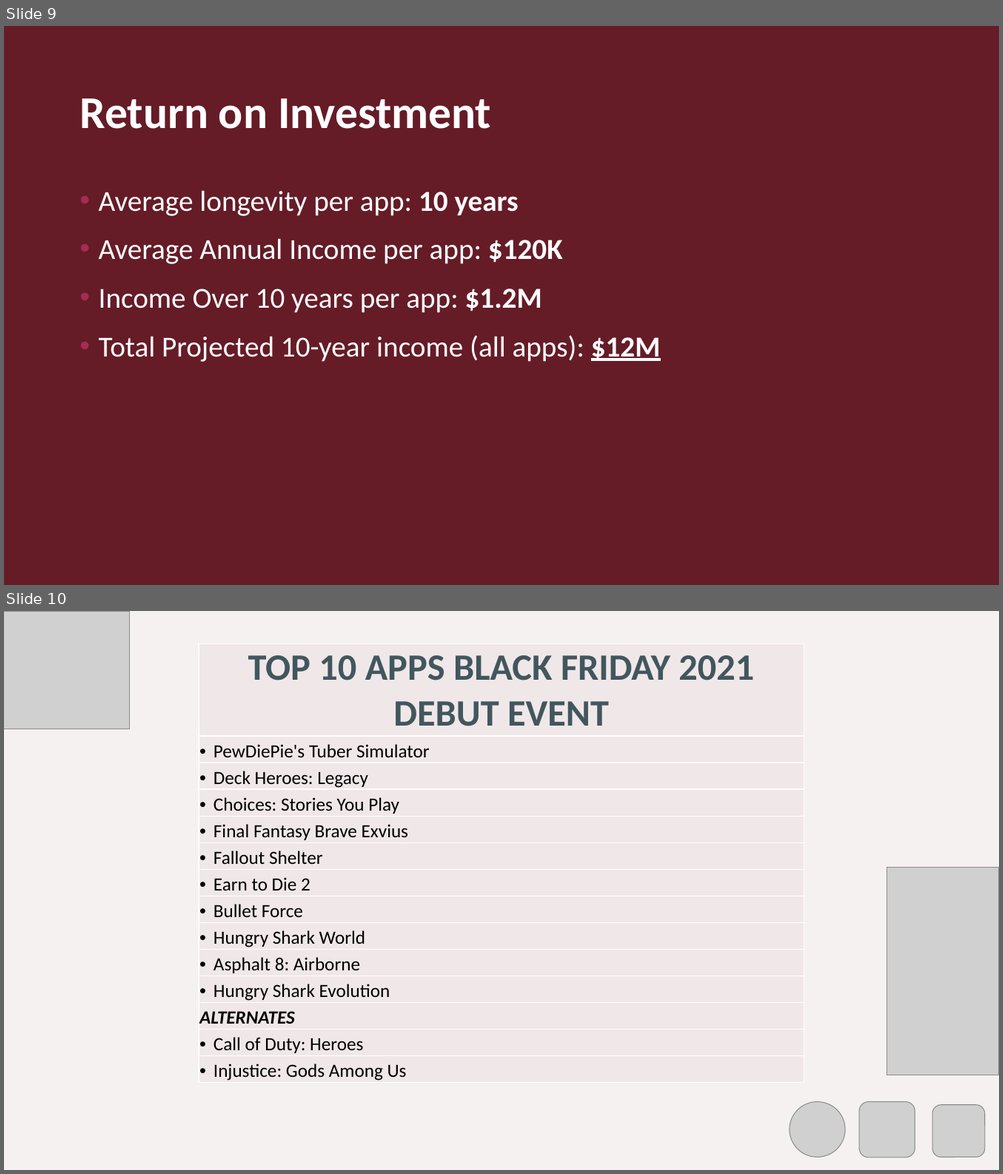
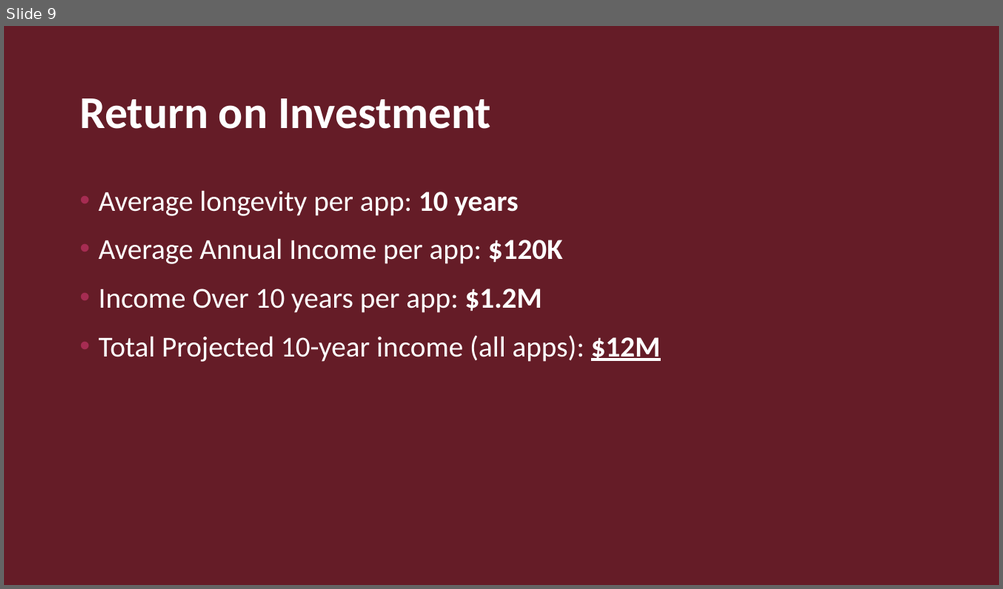
Before and after one commit to rghertel/app-trader-elegant-mangos, a slide deck: ELEGANT MANGOS DATA ANALYTICS_sb_v1.pptx. Shown one above the other, each under a label of ours: slides 9 and 10 before the commit, slide 9 after it. The pictures are 1003x1174 and 1003x589 pixels, drawn with LibreOffice and Linux fonts; fonts in the diff are those of the drawing; grey boxes stand for pictures; background and template pictures are left out. Boxes give left, top, right and bottom in pixels: in the first picture for what was removed or moved away, otherwise in the second. Text is boxed around its words. In the diff, an @@ line names an element or a change of style, - is before the commit and + after.

```diff
--- a/ELEGANT MANGOS DATA ANALYTICS_sb_v1.pptx
+++ b/ELEGANT MANGOS DATA ANALYTICS_sb_v1.pptx
@@ slide 10 removed at <box>4,611,999,1170</box>, background #FFFFFF @@
@@ rectangle removed at <box>4,611,999,1170</box> @@
@@ rectangle removed at <box>4,611,999,1170</box> @@
@@ picture removed at <box>4,611,129,729</box> @@
@@ table removed at <box>199,644,804,1084</box>, 14 rows, 1 columns @@
-TOP 10 APPS BLACK FRIDAY 2021 DEBUT EVENT
-PewDiePie's Tuber Simulator
-Deck Heroes: Legacy
-Choices: Stories You Play
-Final Fantasy Brave Exvius
-Fallout Shelter
-Earn to Die 2
-Bullet Force
-Hungry Shark World
-Asphalt 8: Airborne
-Hungry Shark Evolution
-ALTERNATES
-Call of Duty: Heroes
-Injustice: Gods Among Us
@@ picture removed at <box>887,868,999,1076</box> @@
@@ picture removed at <box>790,1102,845,1157</box> @@
@@ picture removed at <box>859,1102,915,1158</box> @@
@@ picture removed at <box>932,1105,984,1157</box> @@
```
Also in this commit, not shown: 2 other slides removed, 1 other file.
